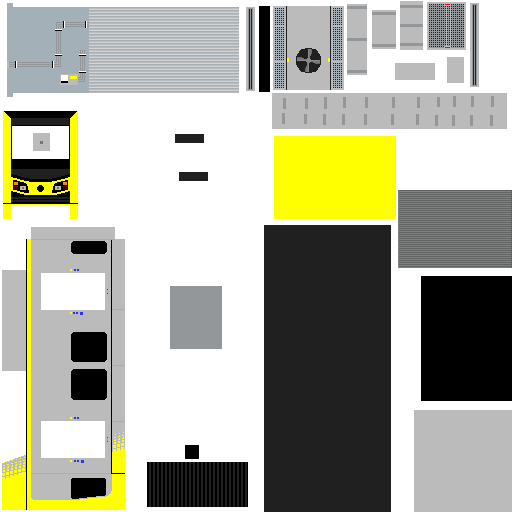
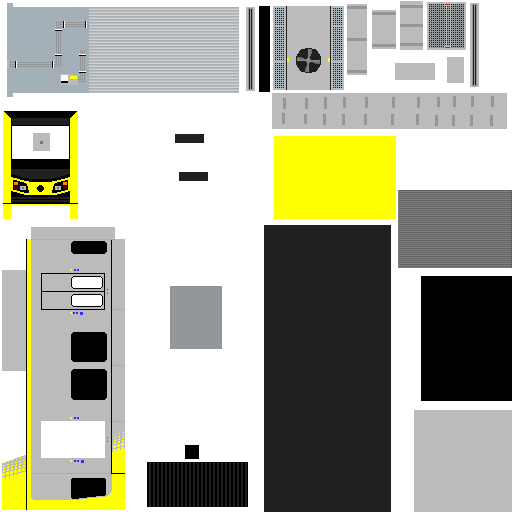
Layered file, before and after one edit (512 × 512). Changes by layer:
showed "Doors" over [41, 273, 105, 310]
